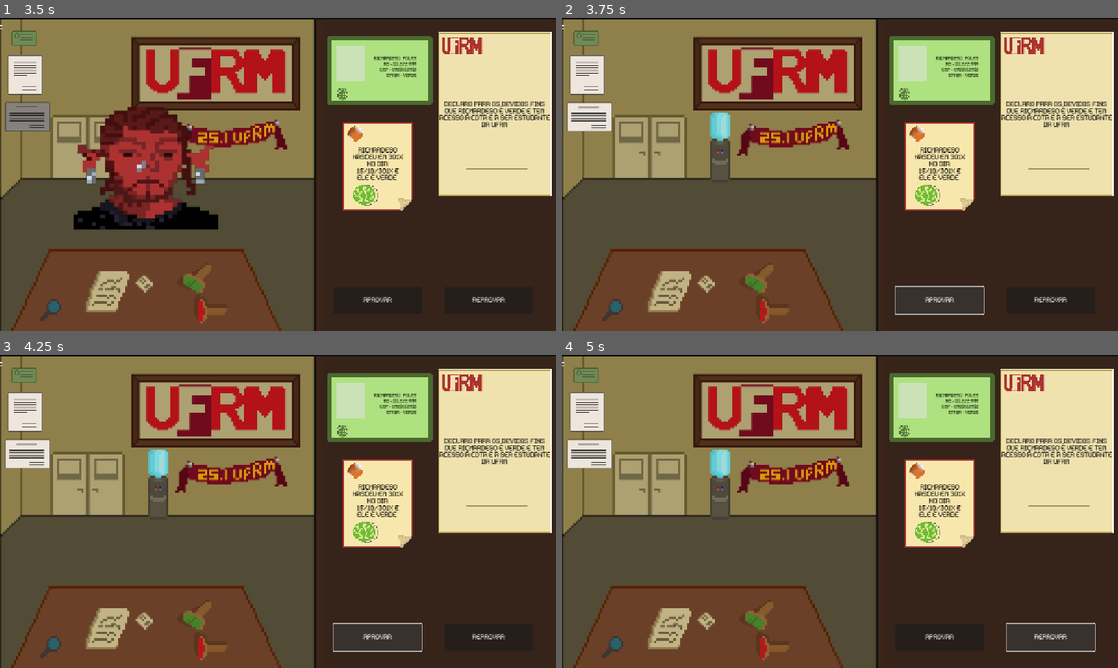
Above: before the commit, frames 1-4 (two rows, left to right).
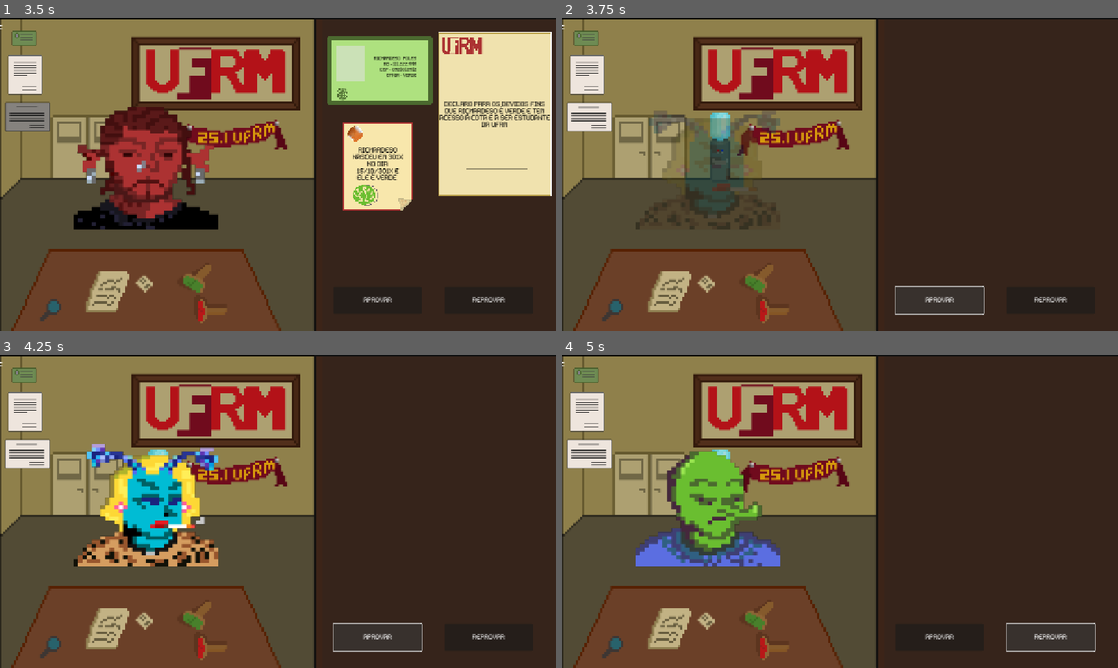
Above: after the commit, the same moments.

Repository: felipemarley/any_colour_you_like
Game: Godot game, scene res://scenes/screens/main_menu.tscn
Two runs of this game, one before a commit and one after it. Both use one fixed random seed, a clock stepped at 60 frames per second and the inputs below.
Inputs (mouse positions are in pixels of both pictures, inside the frame that each line leads up to):
- Up to frame 1 (3.5 s): click "INICIAR" at 0.5 s; click (27, 49) at 1.25 s; click (33, 83) at 2 s; click (27, 118) at 2.75 s
- Up to frame 2 (3.75 s): click "APROVAR" at 3.5 s
- Up to frame 3 (4.25 s): no input
- Up to frame 4 (5 s): click "REPROVAR" at 4.25 s

Frame 1 is identical in both runs. In frame 2, 22% of the frame differs, in the area x 13-100%, y 4-68%; in frame 3, 25%; in frame 4, 24%.

Commit message:
gameloop

Diff:
--- a/project.godot
+++ b/project.godot
@@ -25,3 +25,14 @@
 [gui]
 
 theme/custom_font="uid://b0fxyj22m7n40"
+
+[shader_globals]
+
+aprovados={
+"type": "int",
+"value": 0
+}
+reprovados={
+"type": "int",
+"value": 0
+}
--- a/scenes/screens/game.tscn
+++ b/scenes/screens/game.tscn
@@ -16,6 +16,9 @@
 [ext_resource type="Texture2D" uid="uid://d5yexutdnfxx" path="res://assets/aliens/alien-yellow-001.png" id="6_thpfx"]
 [ext_resource type="Script" uid="uid://dyhceg4w7pma5" path="res://scripts/declaracao_button.gd" id="6_vsgdc"]
 [ext_resource type="PackedScene" uid="uid://bgpnodm1qguo7" path="res://scenes/components/certidao_button.tscn" id="7_ggwlb"]
+[ext_resource type="Script" uid="uid://ctgmhiqo2fks0" path="res://scripts/b_aprovar.gd" id="17_2xi1w"]
+[ext_resource type="Script" uid="uid://bk6uwfla5akf1" path="res://scripts/b_reprovar.gd" id="18_fw3uj"]
+[ext_resource type="Script" uid="uid://beer7ol0bbhd6" path="res://scripts/ending.gd" id="19_fw3uj"]
 
 [sub_resource type="AtlasTexture" id="AtlasTexture_0lfbs"]
 atlas = ExtResource("2_oni8f")
@@ -771,6 +774,7 @@
 offset_right = 249.0
 offset_bottom = 680.0
 text = "APROVAR"
+script = ExtResource("17_2xi1w")
 
 [node name="b_reprovar" type="Button" parent="HSplitContainer/documents"]
 layout_mode = 0
@@ -780,7 +784,68 @@
 offset_bottom = 680.0
 text = "REPROVAR
 "
+script = ExtResource("18_fw3uj")
+
+[node name="ending" type="ColorRect" parent="."]
+visible = false
+layout_mode = 1
+anchors_preset = 15
+anchor_right = 1.0
+anchor_bottom = 1.0
+grow_horizontal = 2
+grow_vertical = 2
+color = Color(0, 0, 0, 1)
+script = ExtResource("19_fw3uj")
+
+[node name="texto_resumo_final" type="RichTextLabel" parent="ending"]
+layout_mode = 1
+anchors_preset = 14
+anchor_top = 0.5
+anchor_right = 1.0
+anchor_bottom = 0.5
+offset_top = -34.0
+offset_bottom = 34.0
+grow_horizontal = 2
+grow_vertical = 2
+bbcode_enabled = true
+text = "FIM DE JOGO"
+fit_content = true
+horizontal_alignment = 1
+
+[node name="voltar" type="Button" parent="ending"]
+layout_mode = 1
+anchors_preset = 7
+anchor_left = 0.5
+anchor_top = 1.0
+anchor_right = 0.5
+anchor_bottom = 1.0
+offset_left = -31.5
+offset_top = -146.0
+offset_right = 31.5
+offset_bottom = -121.0
+grow_horizontal = 2
+grow_vertical = 0
+text = "VOLTAR PARA MENU"
+
+[node name="sair" type="Button" parent="ending"]
+layout_mode = 1
+anchors_preset = -1
+anchor_left = 0.5
+anchor_top = 0.571
+anchor_right = 0.5
+anchor_bottom = 0.571
+offset_left = -20.0
+offset_top = 196.88
+offset_right = 22.0
+offset_bottom = 221.88
+grow_horizontal = 2
+grow_vertical = 2
+text = "SAIR"
 
 [connection signal="pressed" from="HSplitContainer/SubViewportContainer/SubViewport/RgButton" to="HSplitContainer/SubViewportContainer/SubViewport/RgButton" method="_on_pressed"]
 [connection signal="pressed" from="HSplitContainer/SubViewportContainer/SubViewport/DeclaracaoButton" to="HSplitContainer/SubViewportContainer/SubViewport/DeclaracaoButton" method="_on_pressed"]
 [connection signal="pressed" from="HSplitContainer/SubViewportContainer/SubViewport/CertidaoButton" to="HSplitContainer/SubViewportContainer/SubViewport/CertidaoButton" method="_on_pressed"]
+[connection signal="pressed" from="HSplitContainer/documents/b_aprovar" to="HSplitContainer/documents/b_aprovar" method="_on_pressed"]
+[connection signal="pressed" from="HSplitContainer/documents/b_reprovar" to="HSplitContainer/documents/b_reprovar" method="_on_pressed"]
+[connection signal="pressed" from="ending/voltar" to="ending" method="_on_voltar_pressed"]
+[connection signal="pressed" from="ending/sair" to="ending" method="_on_sair_pressed"]
--- /dev/null
+++ b/scripts/b_aprovar.gd
@@ -0,0 +1,10 @@
+extends Button
+@onready var rg = $"../rg"
+@onready var certidao = $"../certidao"
+@onready var declaracao = $"../declaracao"
+
+func _on_pressed() -> void:
+
+	rg.visible = false
+	certidao.visible = false
+	declaracao.visible = false
--- /dev/null
+++ b/scripts/b_reprovar.gd
@@ -0,0 +1,9 @@
+extends Button
+@onready var rg = $"../rg"
+@onready var certidao = $"../certidao"
+@onready var declaracao = $"../declaracao"
+
+func _on_pressed() -> void:
+	rg.visible = false
+	certidao.visible = false
+	declaracao.visible = false
--- a/scripts/document_scene.gd
+++ b/scripts/document_scene.gd
@@ -3,8 +3,9 @@
 @onready var botao_anterior: Button = $b_aprovar
 @onready var botao_proximo: Button = $b_reprovar
 @onready var sprite: AnimatedSprite2D = get_node("../SubViewportContainer/SubViewport/et")
-
+@onready var ending: ColorRect = $"../../ending"
 const NOVA_CENA = "res://cenas/proxima_etapa.tscn"
+const FADE_IN_DURACAO = 0.5  # segundos
 
 var animacoes_disponiveis := []
 var animacoes_restantes := []
@@ -29,16 +30,9 @@
 		animacoes_restantes = animacoes_disponiveis.duplicate()
 		animacoes_restantes.shuffle()
 
-		# Exibe a primeira animação logo ao iniciar
 		animacao_atual = animacoes_restantes.pop_front()
 		print("▶️ Primeira animação (inicial):", animacao_atual)
-		sprite.play(animacao_atual)
-
-		# Aplica efeitos visuais iniciais
-		sprite.modulate.a = 0.0
-		if sprite.material and sprite.material is ShaderMaterial:
-			sprite.material.set_shader_parameter("blur_amount", 8.0)
-		sprite.elapsed = 0.0
+		_reiniciar_sprite(animacao_atual)
 	else:
 		push_error("❌ AnimatedSprite2D não encontrado no caminho especificado.")
 
@@ -53,18 +47,35 @@
 
 	if animacoes_restantes.is_empty():
 		print("✅ Todas as animações foram exibidas. Indo para próxima cena.")
-		get_tree().change_scene_to_file(NOVA_CENA)
+		ending.show()
 		return
 
 	var nova_animacao = animacoes_restantes.pop_front()
 	animacao_atual = nova_animacao
 	print("▶️ Nova animação:", animacao_atual)
 
+	await _reiniciar_sprite(animacao_atual)
+
+	trocando_animacao = false
+
+func _reiniciar_sprite(nome_animacao: String) -> void:
+	sprite.visible = true
+	sprite.play(nome_animacao)
+	sprite.frame = 0
+	sprite.elapsed = 0.0
 	sprite.modulate.a = 0.0
+
 	if sprite.material and sprite.material is ShaderMaterial:
 		sprite.material.set_shader_parameter("blur_amount", 8.0)
-	sprite.elapsed = 0.0
-	sprite.play(animacao_atual)
 
-	await get_tree().create_timer(0.2).timeout
-	trocando_animacao = false
+	await _fazer_fade_in()
+
+func _fazer_fade_in() -> void:
+	var duracao := FADE_IN_DURACAO
+	var tempo := 0.0
+	while tempo < duracao:
+		await get_tree().process_frame
+		tempo += get_process_delta_time()
+		var t := tempo / duracao
+		sprite.modulate.a = clamp(t, 0.0, 1.0)
+	sprite.modulate.a = 1.0  # garante opacidade final
--- /dev/null
+++ b/scripts/ending.gd
@@ -0,0 +1,9 @@
+extends ColorRect
+
+
+func _on_voltar_pressed() -> void:
+	get_tree().change_scene_to_file("res://scenes/screens/main_menu.tscn")
+
+
+func _on_sair_pressed() -> void:
+	get_tree().quit()
Not shown: 1 places in scenes/screens/game.tscn that only renumber resources
Not shown, added: scripts/b_aprovar.gd.uid
Not shown, added: scripts/b_reprovar.gd.uid
Not shown, added: scripts/ending.gd.uid
